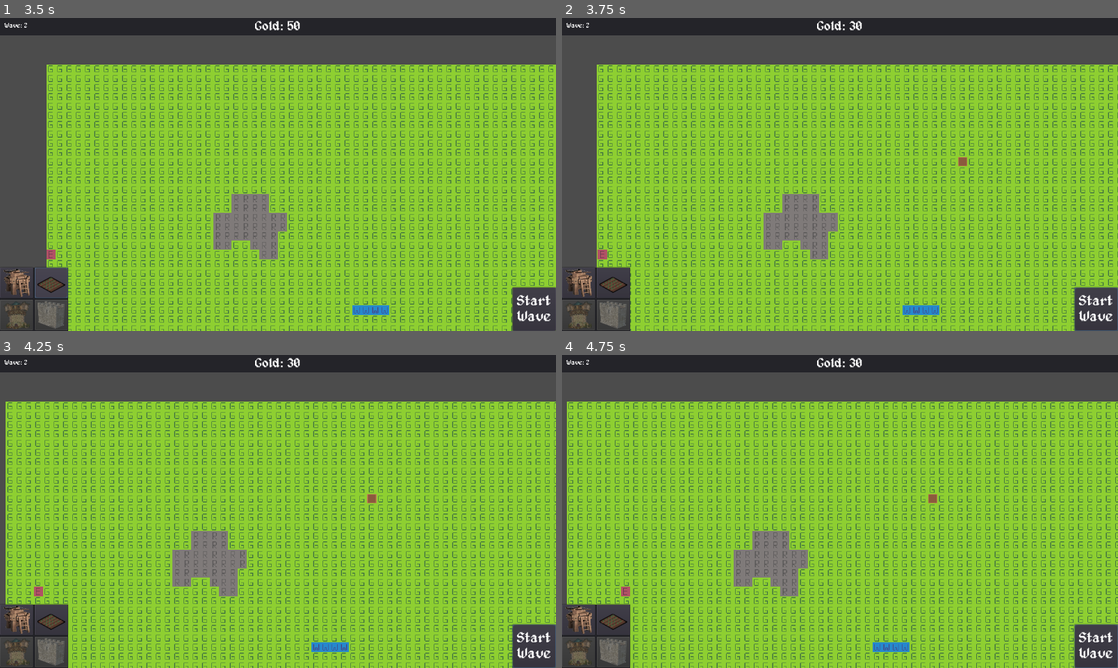
Above: before the commit, frames 1-4 (two rows, left to right).
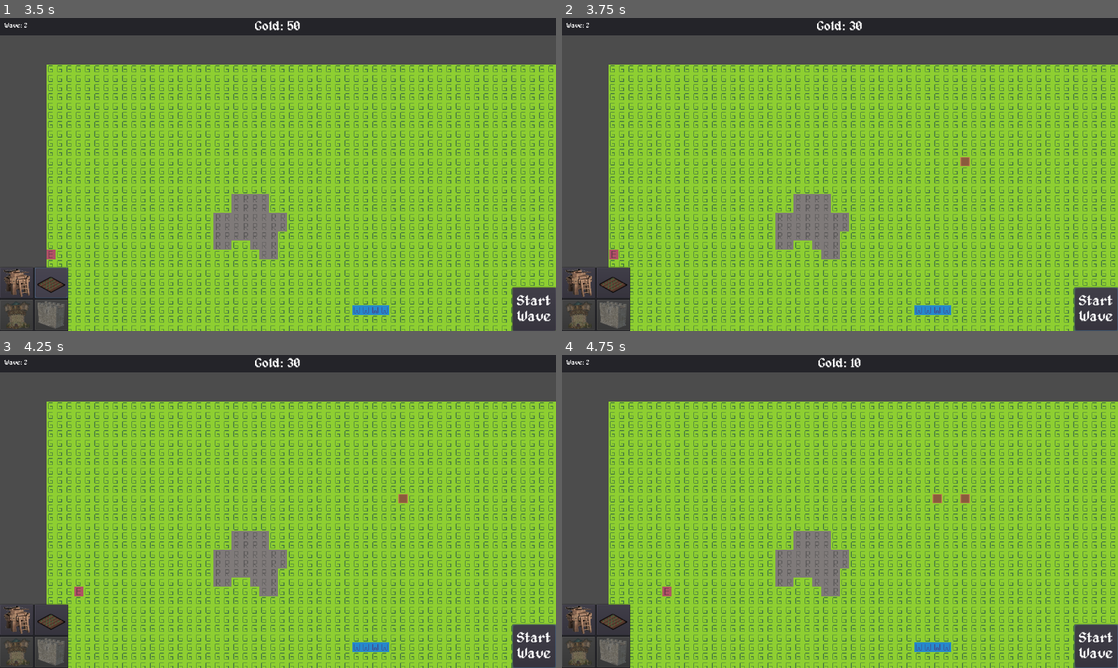
Above: after the commit, the same moments.

Repository: Joshua5437/Game-3
Game: Godot game, scene res://mainScene.tscn
Two runs of this game, one before a commit and one after it. Both use one fixed random seed, a clock stepped at 60 frames per second and the inputs below.
Inputs (mouse positions are in pixels of both pictures, inside the frame that each line leads up to):
- Up to frame 1 (3.5 s): click "Start Wave" at 0.5 s; click "Start Wave" at 1.25 s; click (16, 284) at 2 s; click (50, 284) at 2.75 s
- Up to frame 2 (3.75 s): tap Enter at 3.5 s; move the mouse to (962, 158) at 3.52 s; hold Right (ui_right) from 3.53 s (still down); hold 1 from 3.53 s (still down); click (962, 158) at 3.67 s
- Up to frame 3 (4.25 s): keep holding Right (ui_right); keep holding 1
- Up to frame 4 (4.75 s): release Right (ui_right) at 4.25 s; release 1 at 4.25 s; drag from (934, 498) to (600, 592) at 4.27 s

Frame 1 is identical in both runs. In frame 2, 24% of the frame differs, in the area x 6-100%, y 14-100%; in frame 3, 34%, in the area x 1-100%, y 14-100%; in frame 4, 33%.

Commit message:
remapped movement, expanded camera movement with edge scrolling and middle mouse button

Diff:
--- a/project.godot
+++ b/project.godot
@@ -63,6 +63,29 @@
 window/stretch/mode="viewport"
 window/stretch/aspect="keep"
 
+[input]
+
+move_left={
+"deadzone": 0.5,
+"events": [ Object(InputEventKey,"resource_local_to_scene":false,"resource_name":"","device":0,"alt":false,"shift":false,"control":false,"meta":false,"command":false,"pressed":false,"scancode":65,"physical_scancode":0,"unicode":0,"echo":false,"script":null)
+ ]
+}
+move_right={
+"deadzone": 0.5,
+"events": [ Object(InputEventKey,"resource_local_to_scene":false,"resource_name":"","device":0,"alt":false,"shift":false,"control":false,"meta":false,"command":false,"pressed":false,"scancode":68,"physical_scancode":0,"unicode":0,"echo":false,"script":null)
+ ]
+}
+move_up={
+"deadzone": 0.5,
+"events": [ Object(InputEventKey,"resource_local_to_scene":false,"resource_name":"","device":0,"alt":false,"shift":false,"control":false,"meta":false,"command":false,"pressed":false,"scancode":87,"physical_scancode":0,"unicode":0,"echo":false,"script":null)
+ ]
+}
+move_down={
+"deadzone": 0.5,
+"events": [ Object(InputEventKey,"resource_local_to_scene":false,"resource_name":"","device":0,"alt":false,"shift":false,"control":false,"meta":false,"command":false,"pressed":false,"scancode":83,"physical_scancode":0,"unicode":0,"echo":false,"script":null)
+ ]
+}
+
 [physics]
 
 common/enable_pause_aware_picking=true
--- a/scripts/camera.gd
+++ b/scripts/camera.gd
@@ -1,13 +1,23 @@
 extends Camera2D
-# TODOs
-# - Add a camera movement using the mouse middle button (drag and move movement)
 
 # Camera movement speed
 export (float) var move_speed = 100.0
 
+# Camera zoom bounds
+export (Vector2) var camera_range = Vector2(0.5, 1.0)
+
+# Edge scroll boundary
+export (bool) var edge_scroll_enabled = false
+export (float) var edge_scroll_boundary = 12
+export (float) var edge_scroll_speed = 100.0
+
 # Boundaries for the camera
 export (Vector2) var map_size = Vector2(64, 64)
 export (int) var boundary_offset = 1
+
+var dragging = false
+var mouse_start_pos = Vector2()
+var screen_start_pos = Vector2()
 
 func _ready():
 	# Establishes boundaries where the camera can move
@@ -17,11 +27,49 @@
 	limit_right = map_size.x * 16 + new_boundary
 	limit_bottom = map_size.y * 16 + new_boundary
 
+func _input(event):
+	_movement_by_middle_mouse_button(event)
+
 func _process(delta):
+	_movement_by_keys(delta)
+	_movement_by_edge_scroll(delta)
+
+func _movement_by_keys(delta):
 	# Fetch keyboard input as movement and normalizes it
-	var move_dir = Input.get_vector("ui_left", "ui_right", "ui_up", "ui_down")
+	var move_dir = Input.get_vector("move_left", "move_right", "move_up", "move_down")
 	var move_dir_normal = move_dir.normalized()
 
 	# Determine the next position based on the movement input
 	var movement = move_dir_normal * move_speed * delta
 	position = get_camera_screen_center() + movement
+
+func _movement_by_middle_mouse_button(event):
+	# Player clicks on the middle mouse button to drag the camera around
+	if event is InputEventMouseButton:
+		if event.is_pressed() and event.button_index == BUTTON_MIDDLE:
+			mouse_start_pos = event.position
+			screen_start_pos = get_camera_screen_center()
+			dragging = true
+		else:
+			dragging = false
+	elif event is InputEventMouseMotion and dragging:
+		position = zoom * (mouse_start_pos - event.position) + screen_start_pos
+
+func _movement_by_edge_scroll(delta):
+	if not edge_scroll_enabled:
+		return
+
+	# Determine if the cursor is in the boundary and find the direction
+	var mouse_pos = get_viewport().get_mouse_position()
+	var screen_size = get_viewport().size
+	var delta_speed = edge_scroll_speed * delta
+
+	if mouse_pos.x <= edge_scroll_boundary:
+		position += Vector2.LEFT * delta_speed
+	elif mouse_pos.x >= screen_size.x - edge_scroll_boundary:
+		position += Vector2.RIGHT * delta_speed
+
+	if mouse_pos.y <= edge_scroll_boundary:
+		position += Vector2.UP * delta_speed
+	elif mouse_pos.y >= screen_size.y - edge_scroll_boundary:
+		position += Vector2.DOWN * delta_speed
